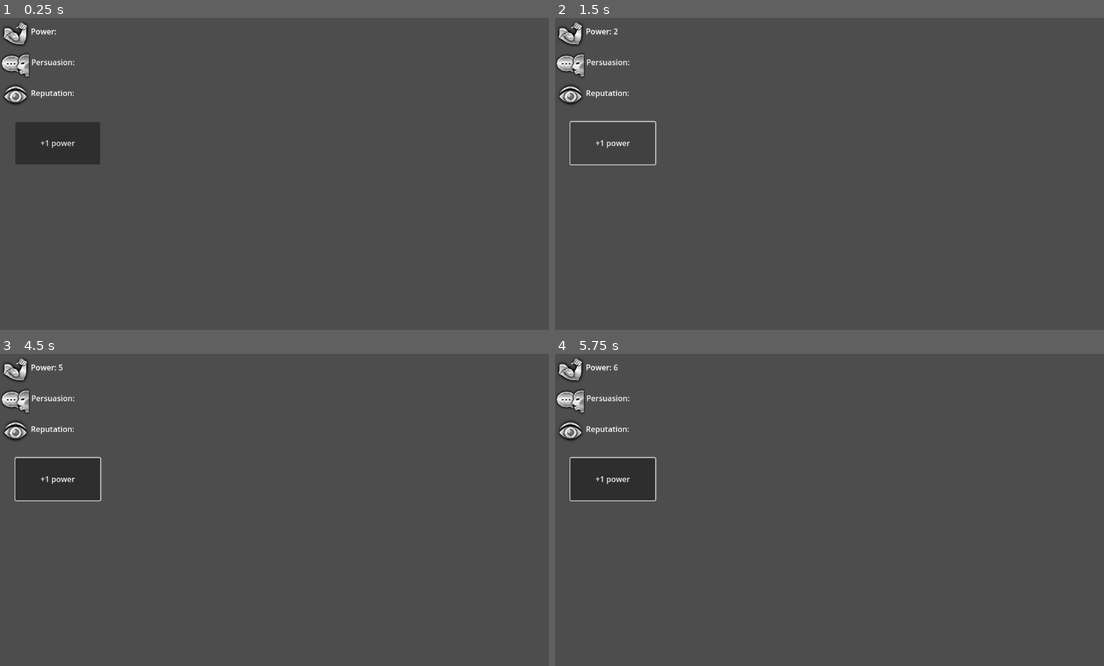
Above: before the commit, frames 1-4 (two rows, left to right).
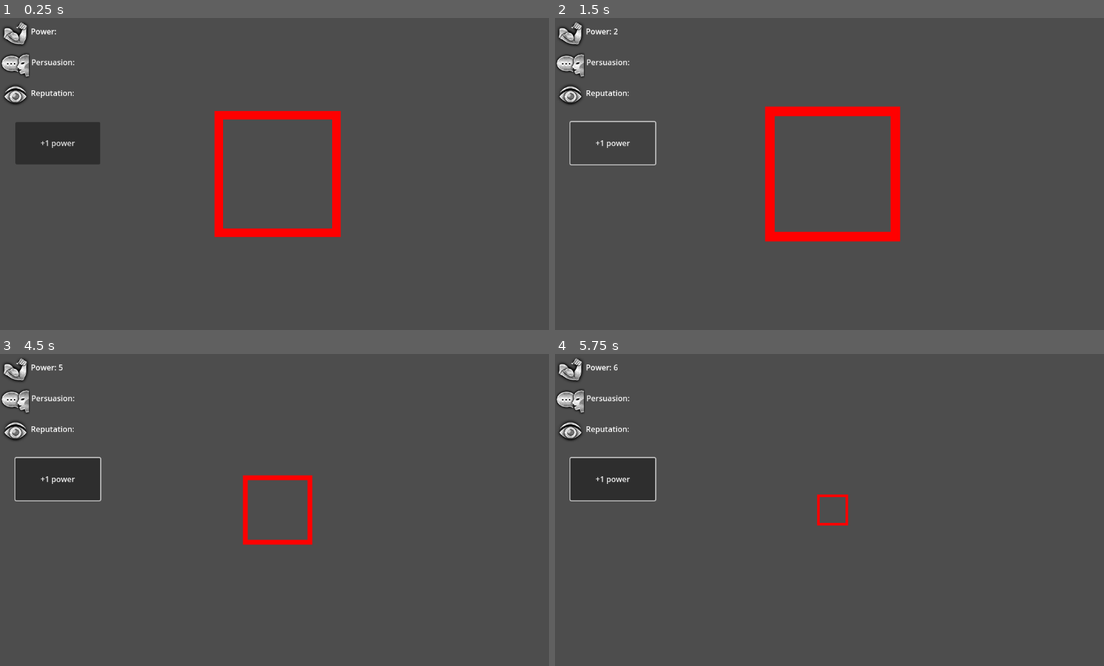
Above: after the commit, the same moments.

Repository: ketexon/ld56-team-3
Game: Godot game, scene res://game.tscn
The game is run twice, just before and just after one commit, with the same random seed, the same clock (stepped at 60 frames per second) and the same inputs.
Inputs (mouse positions are in pixels of both pictures, inside the frame that each line leads up to):
- Up to frame 1 (0.25 s): no input
- Up to frame 2 (1.5 s): click "+1 power" at 0.5 s; click "+1 power" at 1.25 s
- Up to frame 3 (4.5 s): click "+1 power" at 2 s; tap Enter at 2.75, 4.25 s; move the mouse to (400, 494) at 2.77 s; hold Space (center_on_colony) 2.78-3.53 s; click (400, 494) at 2.92 s; move the mouse to (164, 525) at 3.52 s; tap 1 (zoom_0) at 3.6 s; click (164, 525) at 3.67 s; move the mouse to (334, 441) at 4.27 s; hold 2 (zoom_1) from 4.28 s (still down); click (334, 441) at 4.42 s
- Up to frame 4 (5.75 s): tap Space (center_on_colony) at 5 s; move the mouse to (807, 572) at 5.02 s; release 2 (zoom_1) at 5.03 s; tap 3 (zoom_2) at 5.1 s; click (807, 572) at 5.17 s

The runs differ from the first frame. In frame 1, 2.5% of the frame differs, in the area x 38-63%, y 29-71%; in frame 2, 3.0%, in the area x 38-63%, y 28-72%; in frame 3, 0.8%; in frame 4, 0.2%.

Commit message:
readded colony to game scene

Diff:
--- a/TinyCreature/TinyCreatureSelectedShader.tres
+++ b/TinyCreature/TinyCreatureSelectedShader.tres
@@ -438,7 +438,6 @@
 
 }
 "
-graph_offset = Vector2(1192.47, -489.622)
 mode = 1
 flags/light_only = false
 varyings/OutlineColor = "0,5"
--- a/game.tscn
+++ b/game.tscn
@@ -16,9 +16,7 @@
 [node name="Camera2D" type="Camera2D" parent="."]
 script = ExtResource("1_6r02h")
 
-[node name="Colony" parent="." node_paths=PackedStringArray("tiny_creatures") instance=ExtResource("2_mulan")]
-position = Vector2(426, 243)
-tiny_creatures = []
+[node name="Colony" parent="." instance=ExtResource("2_mulan")]
 
 [node name="CanvasLayer" parent="." instance=ExtResource("4_b05wy")]
 
